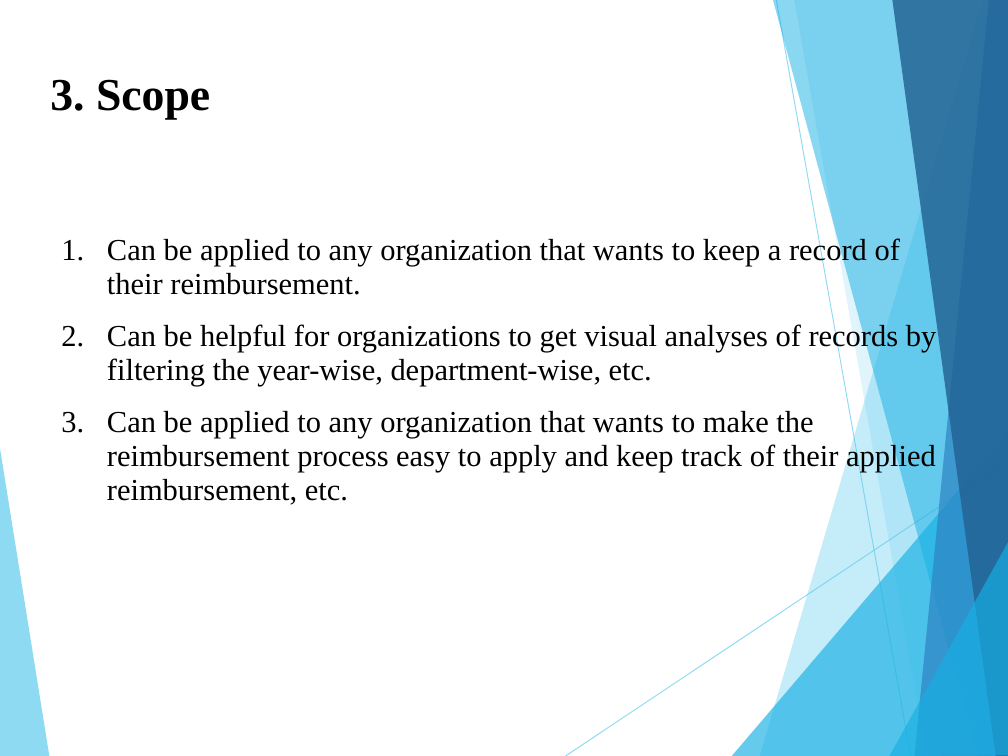
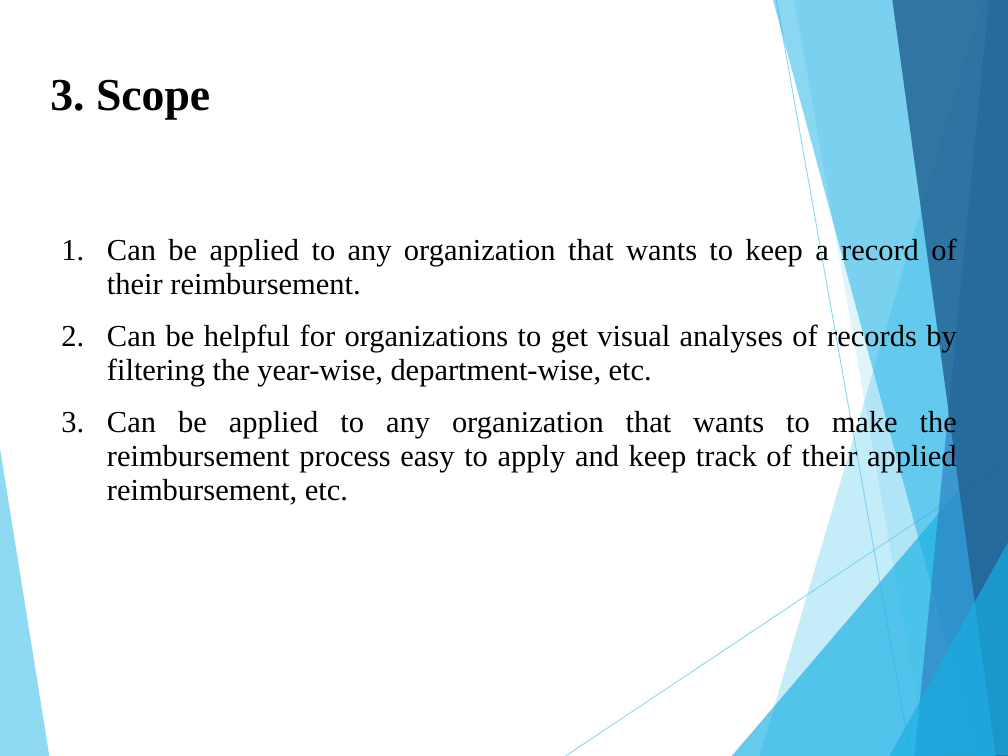
Before and after one commit to rahul007-bit/Reimbursement, a slide deck: slide 5 of Reimbursement Services PPT.pptx. Drawn at 1008x756 pixels with LibreOffice and Linux fonts; fonts in the diff are those of the drawing. Boxes give left, top, right and bottom in pixels: in the first picture for what was removed or moved away, otherwise in the second. Text is boxed around its words. In the diff, an @@ line names an element or a change of style, - is before the commit and + after.

```diff
--- a/Reimbursement Services PPT.pptx
+++ b/Reimbursement Services PPT.pptx
@@ text "Can be applied to any ..." at (x1=107, y1=236, x2=957, y2=505): alignment left to justified @@
```
Also in this commit, not shown: 9 other slides changed, 1 slide added, 10 other files.
